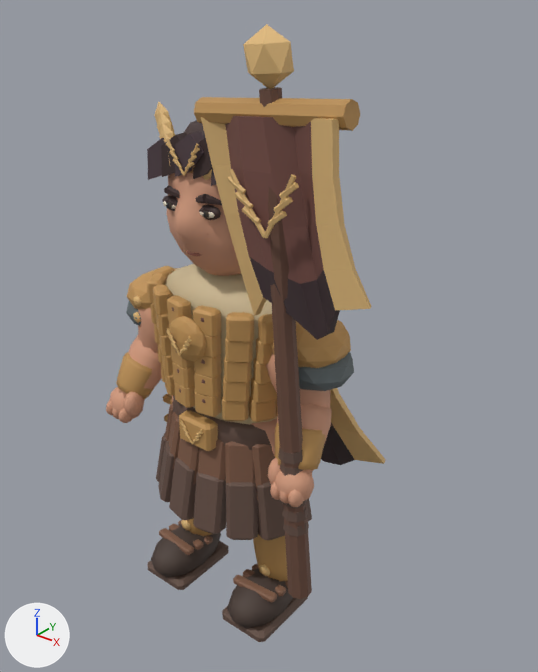
Before and after pictures for a commit that changed the glTF model public/assets/models/cassia.glb.
Both versions are drawn from a 50 mm camera at (1.51, -1.68, 2.13) aimed at (0.06, 0.13, 1.01). The axes (+X, +Y, +Z) are drawn at lower left. The lights are the same throughout. The first picture is the older version. Vertices at exactly the same position are counted once.

The scene before the commit, as lines of its bpy script (objects in view):
```python
me_cassia_color_and_skin = bpy.data.meshes.new('cassia color and skin')
me_cassia_color_and_skin.from_pydata(...)  # 6290 vertices, 11568 faces; spans x -0.46..0.62, y -0.25..0.47, z -0.01..2.02
me_cassia_color_and_skin.materials.append(mat_painted_metal_edges__textile_and_clay)
ob_cassia = bpy.data.objects.new('cassia', me_cassia_color_and_skin)
ob_cassia.location = (0.0, 0.0, 0.0)
```
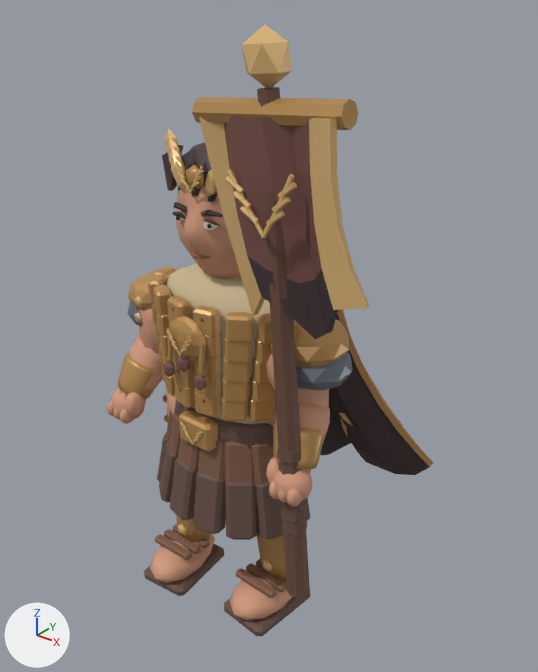
Changed parts and their boxes [x1, y1, x2, y2] in the pictures (538 x 672 px; the box of a moved part takes in the faces that stretch with it):
'cassia', reshaped
    before: [106, 24, 386, 642]
    after: [107, 24, 434, 636]
part 1 of me_cassia_color_and_skin, moved or reshaped (not visible before)
    after: [185, 165, 204, 190]
part 2 of me_cassia_color_and_skin, moved or reshaped
    before: [164, 134, 171, 164]
    after: [171, 157, 187, 193]
part 3 of me_cassia_color_and_skin, moved or reshaped
    before: [159, 123, 174, 139]
    after: [169, 148, 185, 169]
part 4 of me_cassia_color_and_skin, moved or reshaped
    before: [157, 112, 175, 136]
    after: [166, 138, 181, 156]
part 5 of me_cassia_color_and_skin, moved or reshaped
    before: [154, 102, 174, 130]
    after: [164, 129, 178, 147]
part 6 of me_cassia_color_and_skin, moved or reshaped (mostly hidden before)
    before: [203, 169, 212, 180]
    after: [205, 170, 217, 197]
part 7 of me_cassia_color_and_skin, added
    after: [163, 360, 175, 377]
part 8 of me_cassia_color_and_skin, added
    after: [177, 355, 190, 372]
part 9 of me_cassia_color_and_skin, added
    after: [194, 373, 206, 391]
part 10 of me_cassia_color_and_skin, moved or reshaped
    before: [181, 520, 191, 530]
    after: [177, 524, 187, 535]
part 11 of me_cassia_color_and_skin, moved or reshaped
    before: [222, 597, 308, 642]
    after: [144, 544, 224, 596]
part 12 of me_cassia_color_and_skin, rebuilt
    before: [321, 388, 386, 465]
    after: [320, 309, 434, 475]
part 13 of me_cassia_color_and_skin, rebuilt (not visible before)
    after: [166, 388, 176, 419]
part 14 of me_cassia_color_and_skin, rebuilt (mostly hidden afterwards)
    before: [252, 419, 277, 456]
    after: [265, 418, 276, 427]
part 15 of me_cassia_color_and_skin, rebuilt (mostly hidden before)
    before: [187, 518, 211, 536]
    after: [176, 515, 211, 542]
part 16 of me_cassia_color_and_skin, rebuilt
    before: [253, 534, 288, 581]
    after: [257, 533, 286, 581]
part 17 of me_cassia_color_and_skin, deleted
    before: [164, 138, 277, 603]
part 18 of me_cassia_color_and_skin, moved or reshaped
    before: [106, 87, 360, 628]
    after: [108, 87, 402, 636]
part 19 of me_cassia_color_and_skin, recoloured
    before: [126, 183, 354, 596]
    after: [127, 182, 352, 441]

The change, as a list of edits to the scene's bpy script:
```text
Change me_cassia_color_and_skin:
    remove me_cassia_color_and_skin.from_pydata(...)  # 6290 vertices, 11568 faces; spans x -0.46..0.62, y -0.25..0.47, z -0.01..2.02
    add me_cassia_color_and_skin.from_pydata(...)  # 6703 vertices, 12284 faces; spans x -0.45..0.62, y -0.27..0.57, z -0.01..2.02
    me_cassia_color_and_skin part 1: the loose piece of 12 vertices spanning x -0.04..0.04, y -0.17..-0.14, z 1.62..1.71 is moved by (0.0, 0.02, -0.06)
    me_cassia_color_and_skin part 2: the loose piece of 12 vertices spanning x -0.11..-0.04, y -0.16..-0.13, z 1.6..1.72 is moved by (0.01, 0.02, -0.06)
    me_cassia_color_and_skin part 3: the loose piece of 12 vertices spanning x -0.14..-0.07, y -0.15..-0.11, z 1.63..1.74 is moved by (0.01, 0.01, -0.06)
    me_cassia_color_and_skin part 4: the loose piece of 12 vertices spanning x -0.16..-0.1, y -0.13..-0.09, z 1.65..1.77 is moved by (0.02, 0.01, -0.07)
    me_cassia_color_and_skin part 5: the loose piece of 12 vertices spanning x -0.19..-0.13, y -0.11..-0.07, z 1.67..1.8 is moved by (0.02, 0.01, -0.07)
    me_cassia_color_and_skin part 6: the loose piece of 12 vertices spanning x 0.04..0.11, y -0.16..-0.13, z 1.6..1.72 is moved by (-0.01, 0.02, -0.06)
    me_cassia_color_and_skin part 7: a new loose piece, an icosphere of 20 faces spanning x -0.09..-0.046, y -0.239..-0.207, z 0.958..1.022, in mat_painted_metal_edges__textile_and_clay
    me_cassia_color_and_skin part 8: a new loose piece, an icosphere of 20 faces spanning x -0.022..0.022, y -0.239..-0.207, z 1.0..1.063, in mat_painted_metal_edges__textile_and_clay
    me_cassia_color_and_skin part 9: a new loose piece, an icosphere of 20 faces spanning x 0.046..0.09, y -0.239..-0.207, z 0.958..1.022, in mat_painted_metal_edges__textile_and_clay
    me_cassia_color_and_skin part 10: the loose piece of 12 vertices spanning x -0.22..-0.17, y -0.08..-0.06, z 0.16..0.21 is moved by (0.01, -0.03, 0.0)
    me_cassia_color_and_skin part 11: the loose piece of 32 vertices spanning x 0.1..0.3, y -0.21..0.08, z -0.01..0.04 is turned 5.5 degrees about the z axis through its middle, then moved by (-0.39, -0.03, 0.0)
    me_cassia_color_and_skin part 12: the loose piece of 70 vertices spanning x -0.25..0.4, y 0.1..0.47, z 0.33..1.2 is rebuilt with 198 vertices and now spans x -0.13..0.54, y 0.19..0.57, z 0.31..1.21
    me_cassia_color_and_skin part 13: the loose piece of 50 vertices spanning x -0.27..-0.05, y -0.09..0.14, z 0.32..0.82 is rebuilt with 50 vertices and now spans x -0.27..-0.05, y -0.12..0.11, z 0.32..0.82
    me_cassia_color_and_skin part 14: the loose piece of 50 vertices spanning x 0.05..0.27, y -0.09..0.14, z 0.32..0.82 is rebuilt with 50 vertices and now spans x 0.05..0.27, y -0.07..0.16, z 0.32..0.82
    me_cassia_color_and_skin part 15: the loose piece of 40 vertices spanning x -0.28..-0.1, y -0.07..0.1, z 0.1..0.42 is rebuilt with 40 vertices and now spans x -0.28..-0.1, y -0.11..0.07, z 0.1..0.42
    me_cassia_color_and_skin part 16: the loose piece of 40 vertices spanning x 0.1..0.28, y -0.07..0.1, z 0.1..0.42 is rebuilt with 40 vertices and now spans x 0.1..0.28, y -0.05..0.12, z 0.1..0.42
    me_cassia_color_and_skin part 17: 27 loose pieces with 450 vertices, spanning x -0.23..0.29, y -0.19..0.0, z 0.13..1.72, are deleted
    me_cassia_color_and_skin part 18: 286 vertices moved from x -0.42..0.44, y -0.24..0.08, z 0.04..1.8 to x -0.42..0.53, y -0.24..0.08, z 0.04..1.84; 1724 vertices removed from x -0.44..0.54, y -0.24..0.2, z -0.01..1.88; 2381 vertices added at x -0.43..0.53, y -0.27..0.51, z -0.01..1.88
    me_cassia_color_and_skin part 19: 383 kept faces spanning x -0.45..0.45, y -0.24..0.21, z 0.13..1.8 get new vertex colours
    other edits to the shape of me_cassia_color_and_skin do not show in these pictures
```
